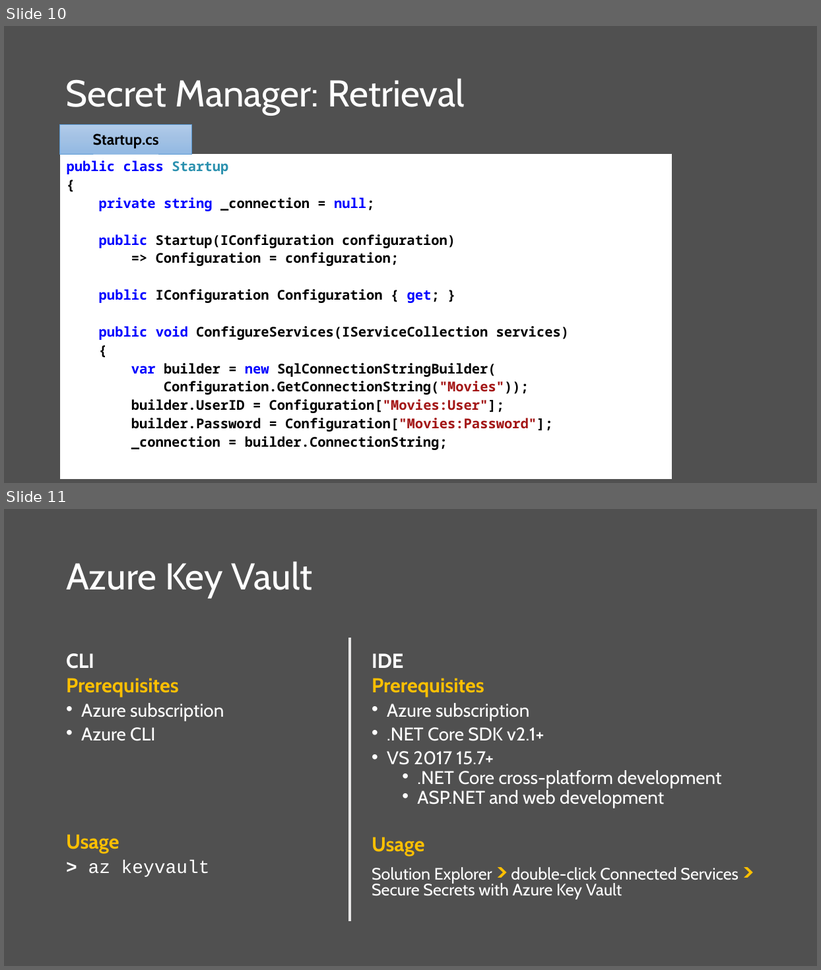
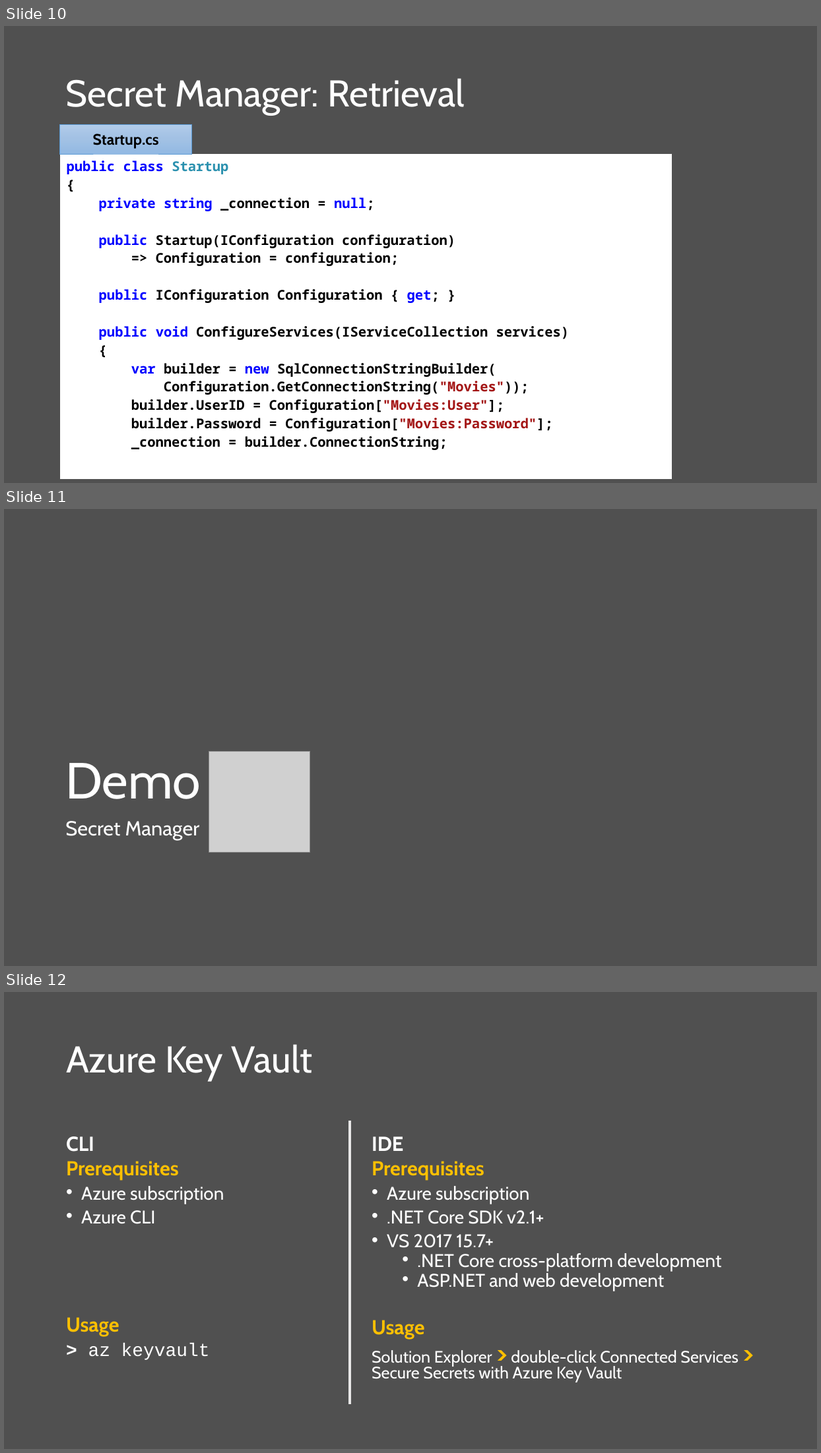
Before and after one commit to scottaddie/slide-decks, a slide deck: Protecting App Secrets.pptx. Shown one above the other, each under a label of ours: slides 10 and 11 before the commit, slides 10, 11 and 12 after it. The pictures are 821x970 and 821x1453 pixels, drawn with LibreOffice and Linux fonts; fonts in the diff are those of the drawing; grey boxes stand for pictures. Boxes give left, top, right and bottom in pixels: in the first picture for what was removed or moved away, otherwise in the second. Text is boxed around its words. In the diff, an @@ line names an element or a change of style, - is before the commit and + after.

Commit message:
Add Secret Manager demo slide

```diff
--- a/Protecting App Secrets.pptx
+++ b/Protecting App Secrets.pptx
@@ slide 11 added at bbox=[4, 509, 817, 966], background #505050 @@
@@ title added at bbox=[65, 763, 201, 799], 60 pt, text #FFFFFF @@
+Demo
@@ picture added at bbox=[209, 751, 310, 852] @@
@@ text added at bbox=[65, 821, 200, 840], 24 pt, text #FFFFFF @@
+Secret Manager
@@ what was slide 11 is now slide 12 @@
```
